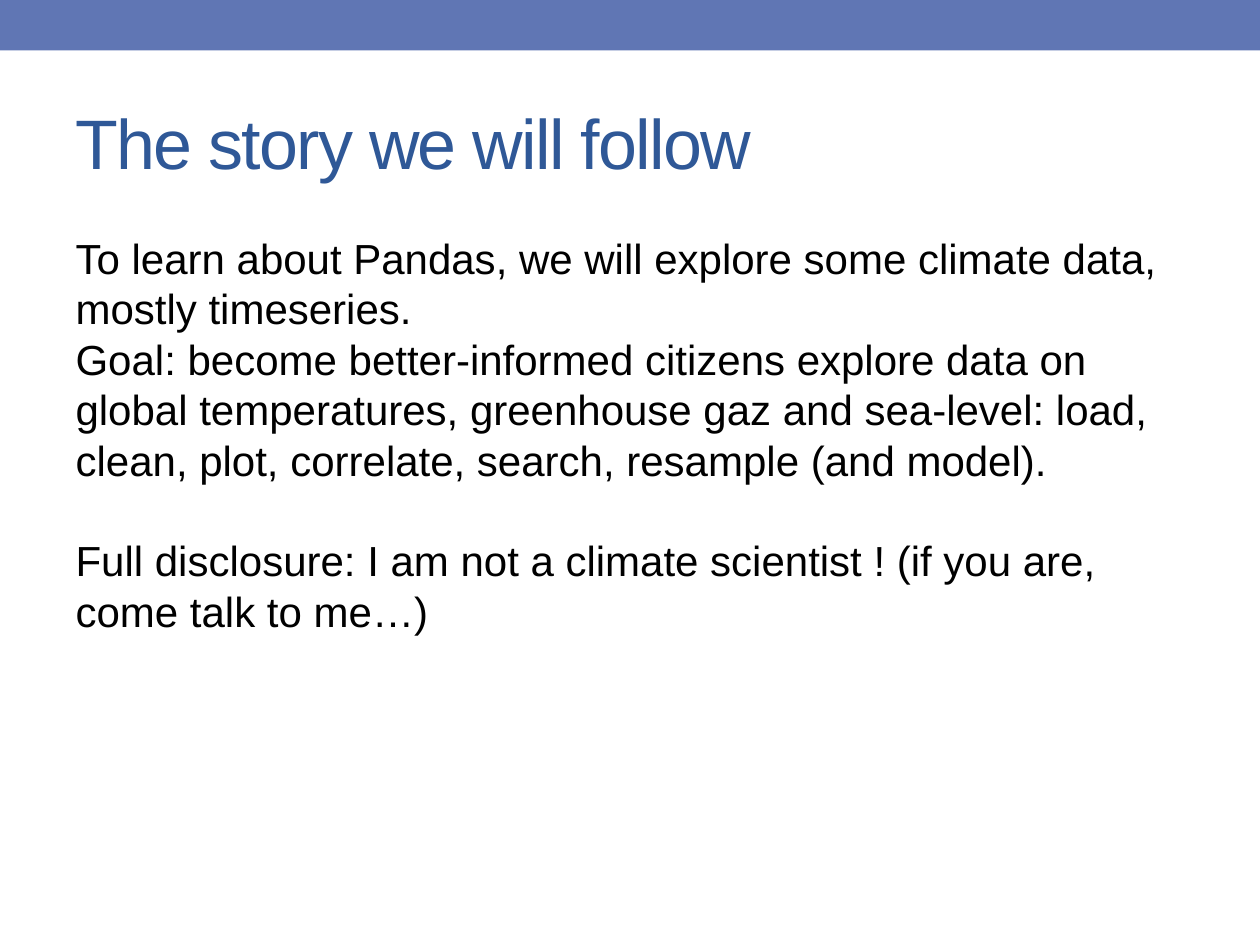
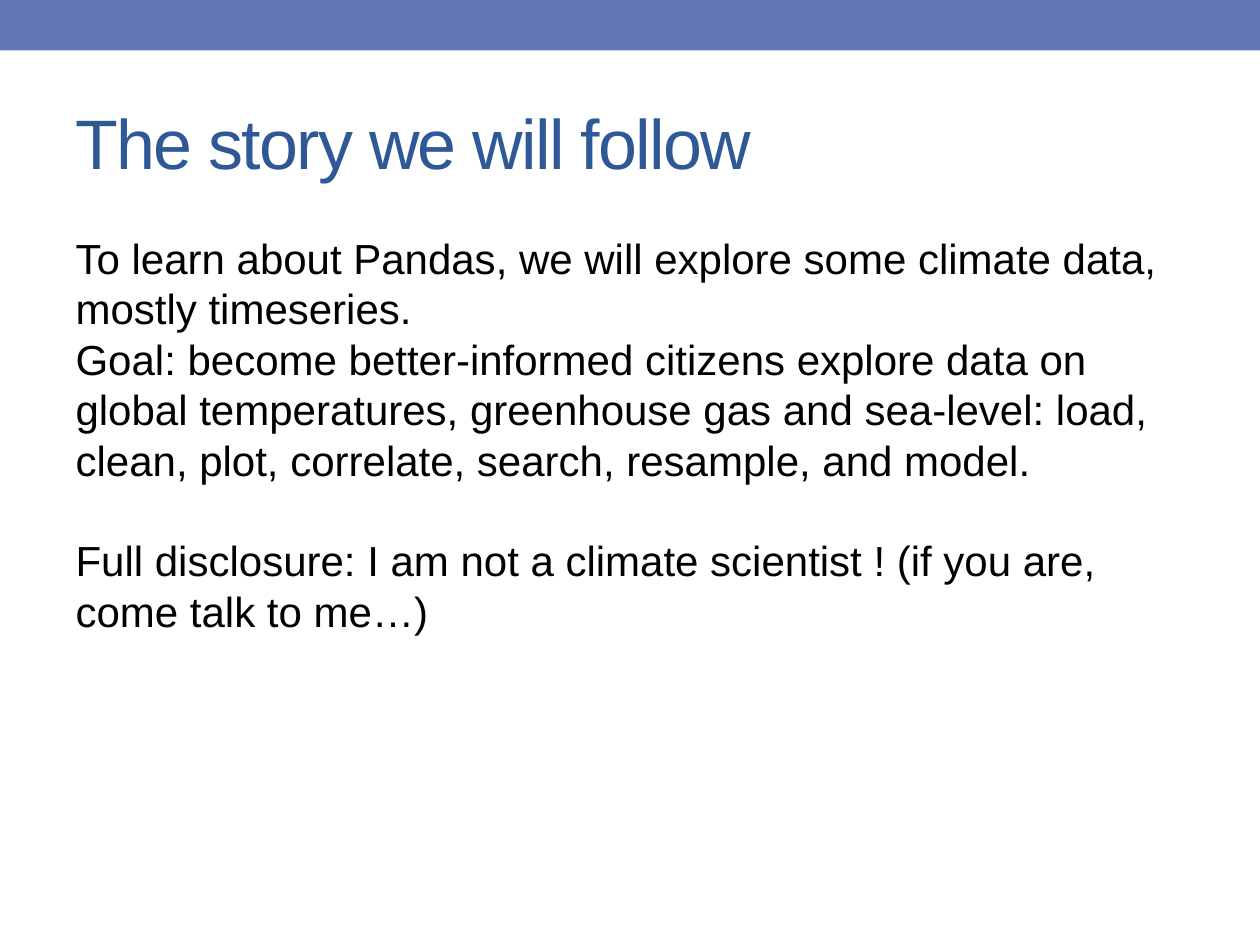
Before and after one commit to jonathanrocher/pandas_tutorial, a slide deck: slide 7 of intro_scipy2016_pandas_tutorial.pptx. Drawn at 1260x945 pixels with LibreOffice and Linux fonts; fonts in the diff are those of the drawing; background and template pictures are left out. Boxes give left, top, right and bottom in pixels: in the first picture for what was removed or moved away, otherwise in the second. Text is boxed around its words. In the diff, an @@ line names an element or a change of style, - is before the commit and + after.

```diff
--- a/intro_scipy2016_pandas_tutorial.pptx
+++ b/intro_scipy2016_pandas_tutorial.pptx
@@ text at (x1=76, y1=344, x2=1147, y2=484): text changed @@
-Goal: become better-informed citizens explore data on global temperatures, greenhouse gaz and sea-level: load, clean, plot, correlate, search, resample (and model).
+Goal: become better-informed citizens explore data on global temperatures, greenhouse gas and sea-level: load, clean, plot, correlate, search, resample, and model.
```
Also in this commit, not shown: 4 other slides changed.
